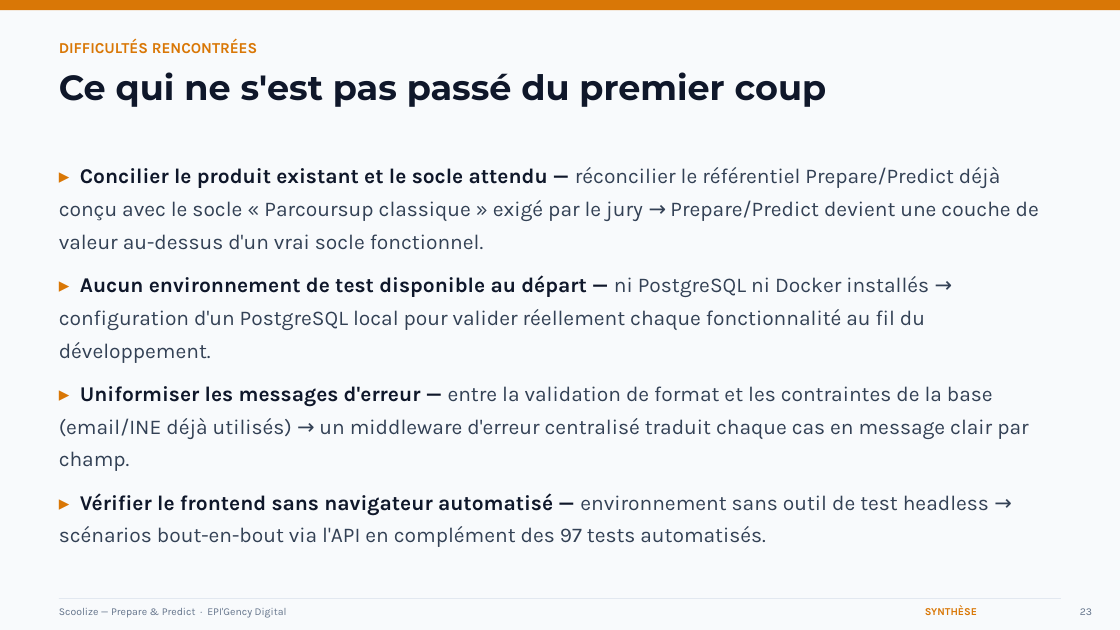
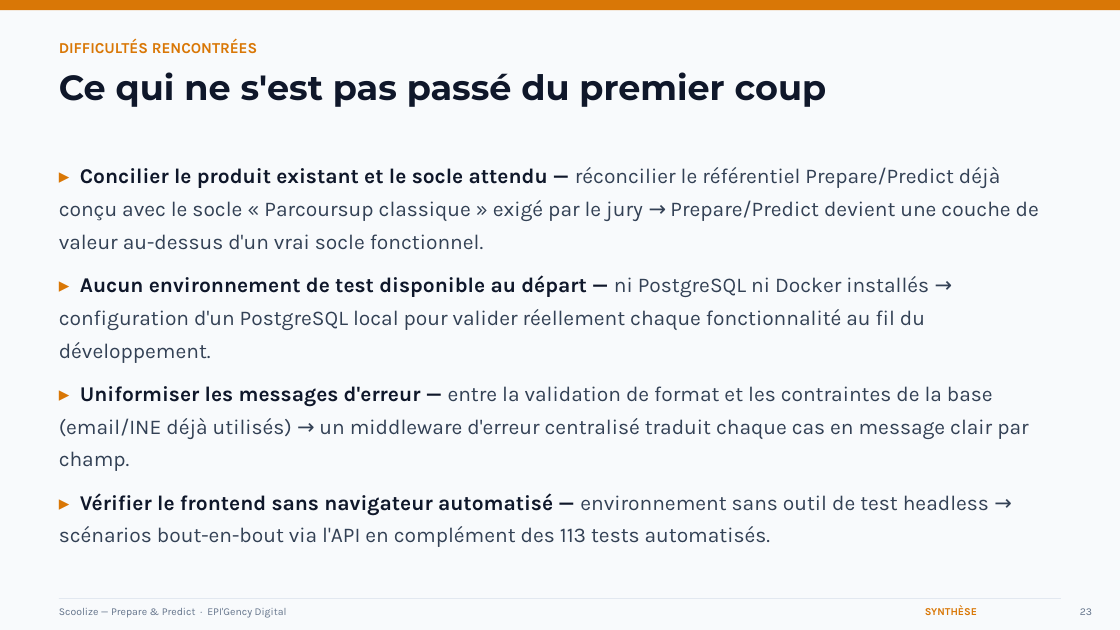
Before and after one commit to Abdallah94212/scoolise-, a slide deck: slide 23 of 08-soutenance/soutenance-scoolize-condensee.pptx. Drawn at 1120x630 pixels with LibreOffice and Linux fonts; fonts in the diff are those of the drawing. Boxes give left, top, right and bottom in pixels: in the first picture for what was removed or moved away, otherwise in the second. Text is boxed around its words. In the diff, an @@ line names an element or a change of style, - is before the commit and + after.

Commit message:
Met a jour le PPT : 113 tests (etait 97), 3 roles applicatifs (etait 2)

```diff
--- a/08-soutenance/soutenance-scoolize-condensee.pptx
+++ b/08-soutenance/soutenance-scoolize-condensee.pptx
@@ text at bbox=[59, 493, 989, 547]: text changed @@
-▸ Vérifier le frontend sans navigateur automatisé — environnement sans outil de test headless → scénarios bout-en-bout via l'API en complément des 97 tests automatisés.
+▸ Vérifier le frontend sans navigateur automatisé — environnement sans outil de test headless → scénarios bout-en-bout via l'API en complément des 113 tests automatisés.
```
Also in this commit, not shown: 4 other slides changed.
